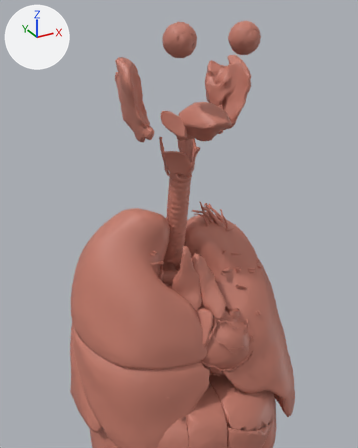
Renders of the glTF model public/models/organs.glb from each side of a commit.
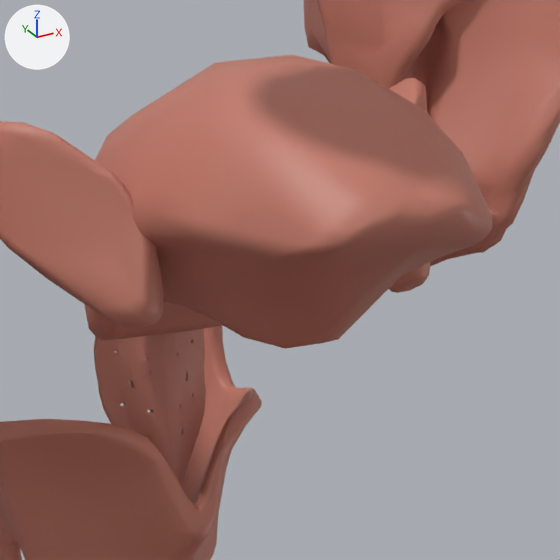
There are two pictures of each version: one from a 50 mm camera at (-0.2224, -0.4003, 1.6198) aimed at (-0.0388, -0.0665, 1.4529), one close up on the part from 46% to 67% of the width and 21% to 38% of the height. The lights are fixed; the arrows at upper left show +X, +Y and +Z. The older version's two pictures come first. Where no turn or scale is listed for an object, it has been applied to the vertices.

Objects in the first close-up: 'epiglottis', 'parotid-gland-l', 'submandibular-gland-l', 'submandibular-gland-r', 'thyroid-cartilage', 'tongue'.
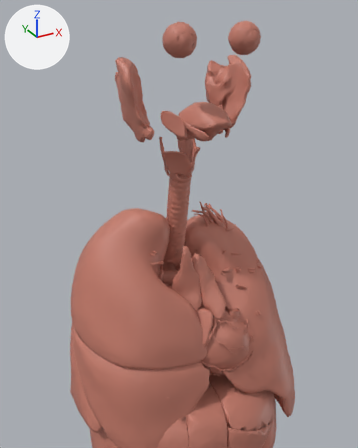
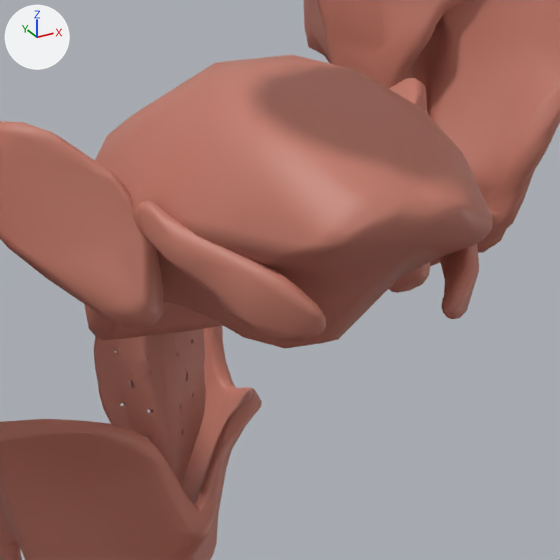
Where the change shows, as pixel boxes [x1, y1, x2, y2] in the close-ups (560 x 560 px):
'sublingual-gland-r', added: after [135, 201, 326, 342]
'sublingual-gland-l', added: after [439, 244, 479, 319]

The edits, one by one:
Mesh me_sublingual_gland_l is new.
It has 117 vertices, 230 faces and spans x -0.0063..0.0063, y -0.0113..0.0113, z -0.0066..0.0066.
It uses material mat_organs (pink #c37b6a).
Mesh me_sublingual_gland_r is new.
It has 124 vertices, 244 faces and spans x -0.0063..0.0063, y -0.0113..0.0113, z -0.0066..0.0066.
It uses material mat_organs (pink #c37b6a).
Object 'sublingual-gland-l' (ob_sublingual_gland_l) is new; it shows me_sublingual_gland_l.
Its location is (0.0142, -0.0515, 1.5255).
Object 'sublingual-gland-r' (ob_sublingual_gland_r) is new; it shows me_sublingual_gland_r.
Its location is (-0.0142, -0.0515, 1.5255).
